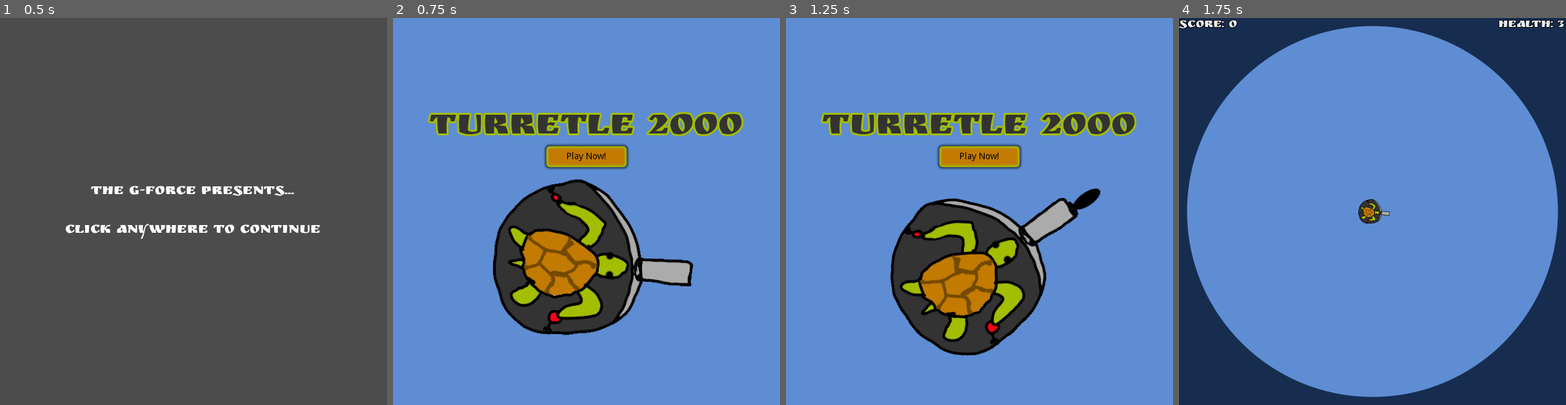
Above: before the commit, frames 1-4 (left to right).
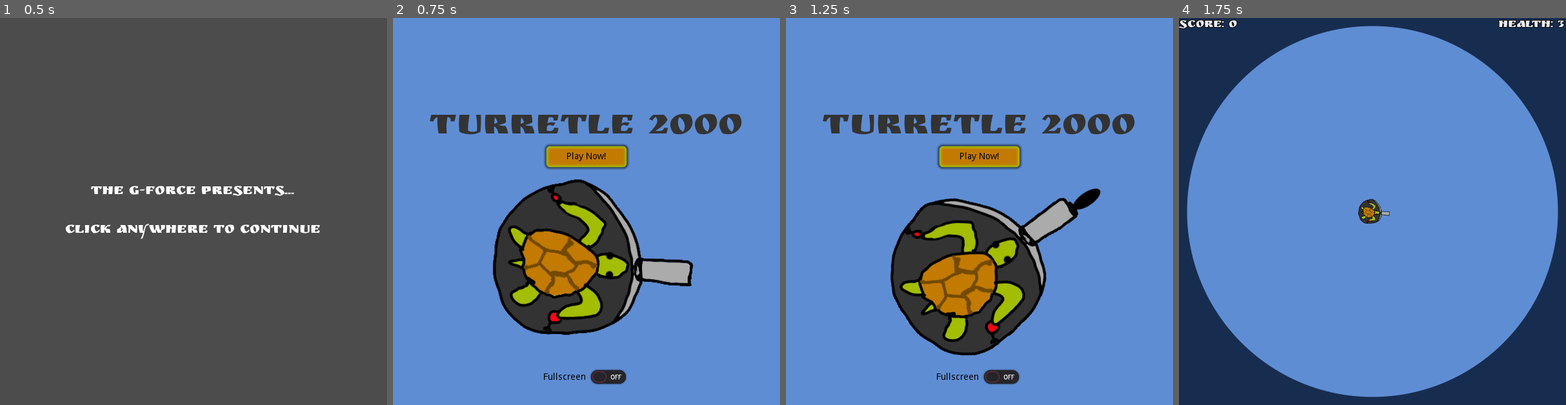
Above: after the commit, the same moments.

Repository: the-g-force/FamJam-March2021
Game: Godot game, scene res://src/Screens/SplashScreen.tscn
Two runs of this game, one before a commit and one after it. Both use one fixed random seed, a clock stepped at 60 frames per second and the inputs below.
Inputs (mouse positions are in pixels of both pictures, inside the frame that each line leads up to):
- Up to frame 1 (0.5 s): no input
- Up to frame 2 (0.75 s): tap Enter at 0.5 s; move the mouse to (671, 192) at 0.52 s; click (671, 192) at 0.67 s
- Up to frame 3 (1.25 s): no input
- Up to frame 4 (1.75 s): click "Play Now!" at 1.25 s

Frame 1 is identical in both runs. In frame 2, 2.3% of the frame differs, in the area x 9-91%, y 24-95%; in frame 3, 2.3%; in frame 4, nothing differs.

Commit message:
Add fullscreen toggle

Diff:
--- a/project/src/Screens/MainMenu.gd
+++ b/project/src/Screens/MainMenu.gd
@@ -2,5 +2,15 @@
 
 export var game_scene : PackedScene
 
+onready var _fullscreen_toggle := $FullscreenToggle
+
+func _ready():
+	_fullscreen_toggle.pressed = OS.window_fullscreen
+
+
 func _on_PlayButton_pressed():
 	var _ignored := get_tree().change_scene_to(game_scene)
+
+
+func _on_FullscreenToggle_pressed():
+	OS.window_fullscreen = _fullscreen_toggle.pressed
--- a/project/src/Screens/MainMenu.tscn
+++ b/project/src/Screens/MainMenu.tscn
@@ -12,8 +12,6 @@
 
 [sub_resource type="DynamicFont" id=1]
 size = 58
-outline_size = 3
-outline_color = Color( 0.639216, 0.741176, 0.00392157, 1 )
 font_data = ExtResource( 3 )
 
 [sub_resource type="Animation" id=2]
@@ -235,4 +233,17 @@
 stream = ExtResource( 6 )
 autoplay = true
 bus = "Music"
+
+[node name="FullscreenToggle" type="CheckButton" parent="."]
+anchor_left = 0.5
+anchor_top = 1.0
+anchor_right = 0.5
+anchor_bottom = 1.0
+margin_left = -73.0
+margin_top = -62.6274
+margin_right = 73.0
+margin_bottom = -22.6274
+custom_colors/font_color = Color( 0, 0, 0, 1 )
+text = "Fullscreen"
 [connection signal="pressed" from="PlayButton" to="." method="_on_PlayButton_pressed"]
+[connection signal="pressed" from="FullscreenToggle" to="." method="_on_FullscreenToggle_pressed"]
